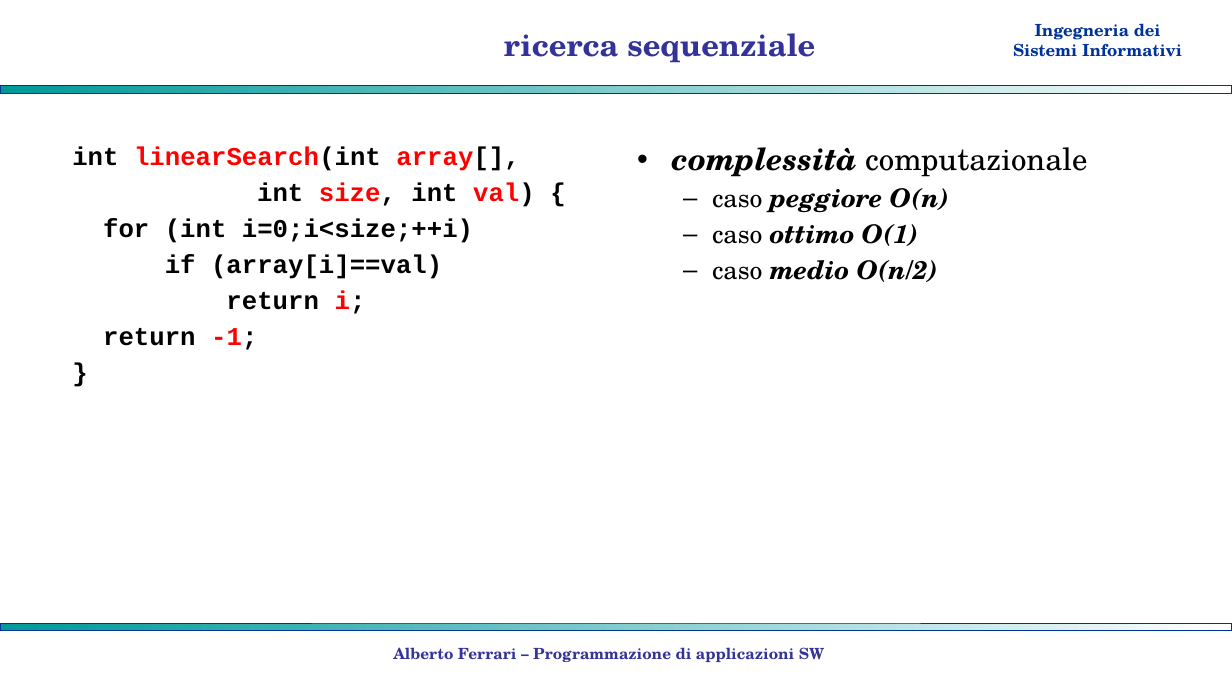
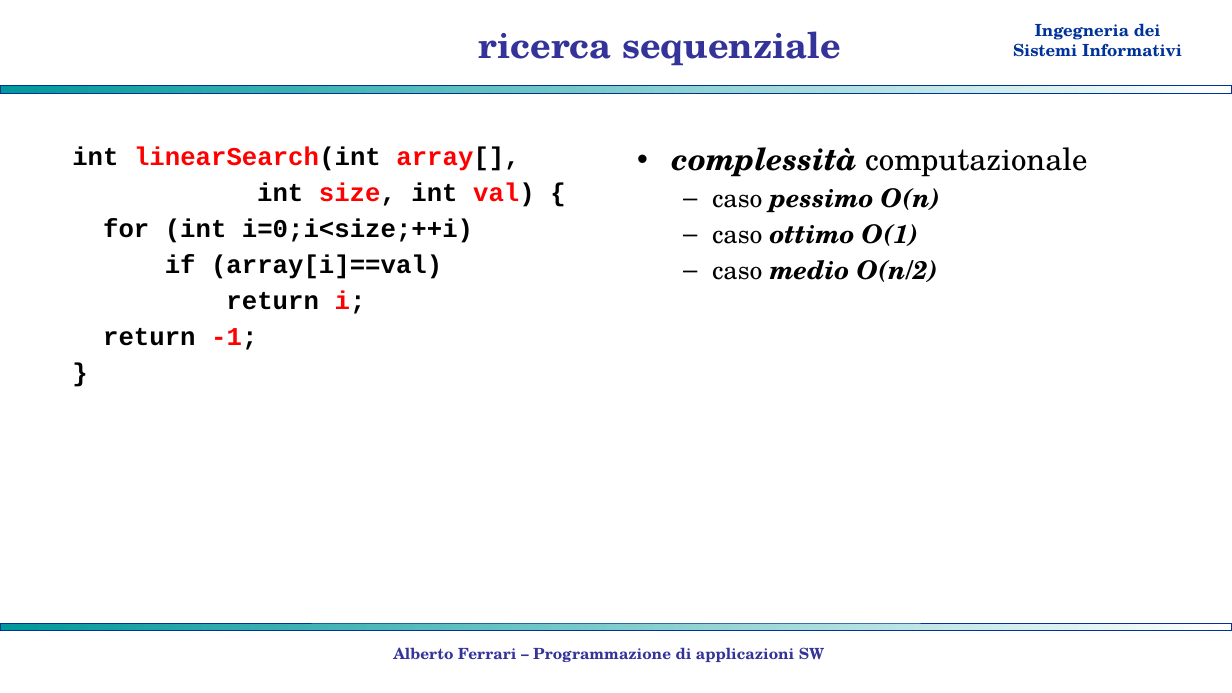
Before and after one commit to albertoferrari/pasw, a slide deck: slide 21 of lezioni/PASW08 - array - ricerca ordinamento.pptx (slide 5 before the commit). Drawn at 1232x693 pixels with LibreOffice and Linux fonts; fonts in the diff are those of the drawing; background and template pictures are left out. Boxes give left, top, right and bottom in pixels: in the first picture for what was removed or moved away, otherwise in the second. Text is boxed around its words. In the diff, an @@ line names an element or a change of style, - is before the commit and + after.

```diff
--- a/lezioni/PASW08 - array - ricerca ordinamento.pptx
+++ b/lezioni/PASW08 - array - ricerca ordinamento.pptx
@@ title "ricerca sequenziale" at (x1=478, y1=31, x2=841, y2=66): size 24 to 28 pt @@
@@ text at (x1=712, y1=188, x2=941, y2=213): text changed @@
-  – caso peggiore О(n)
+  – caso pessimo О(n)
```
Also in this commit, not shown: 13 other slides changed, 16 slides added, 1 other file.
